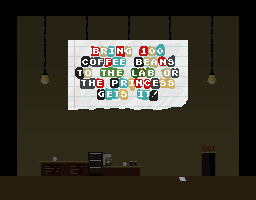
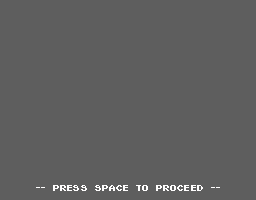
Layered file, before and after one edit (256px x 200px). Changes by layer:
added layer "-- Press Space to Proceed --" above "scene-1-screen-2.png copy 7" over [36, 185, 220, 191]
hid group "scene-1-screen-2.png copy 7" (13 layers) over [0, 0, 256, 200]
showed "scene-1-screen-1.png" over [0, 0, 256, 200]
hid "Layer 2" over [0, 0, 256, 200]
hid "Background" over [0, 0, 256, 200]
